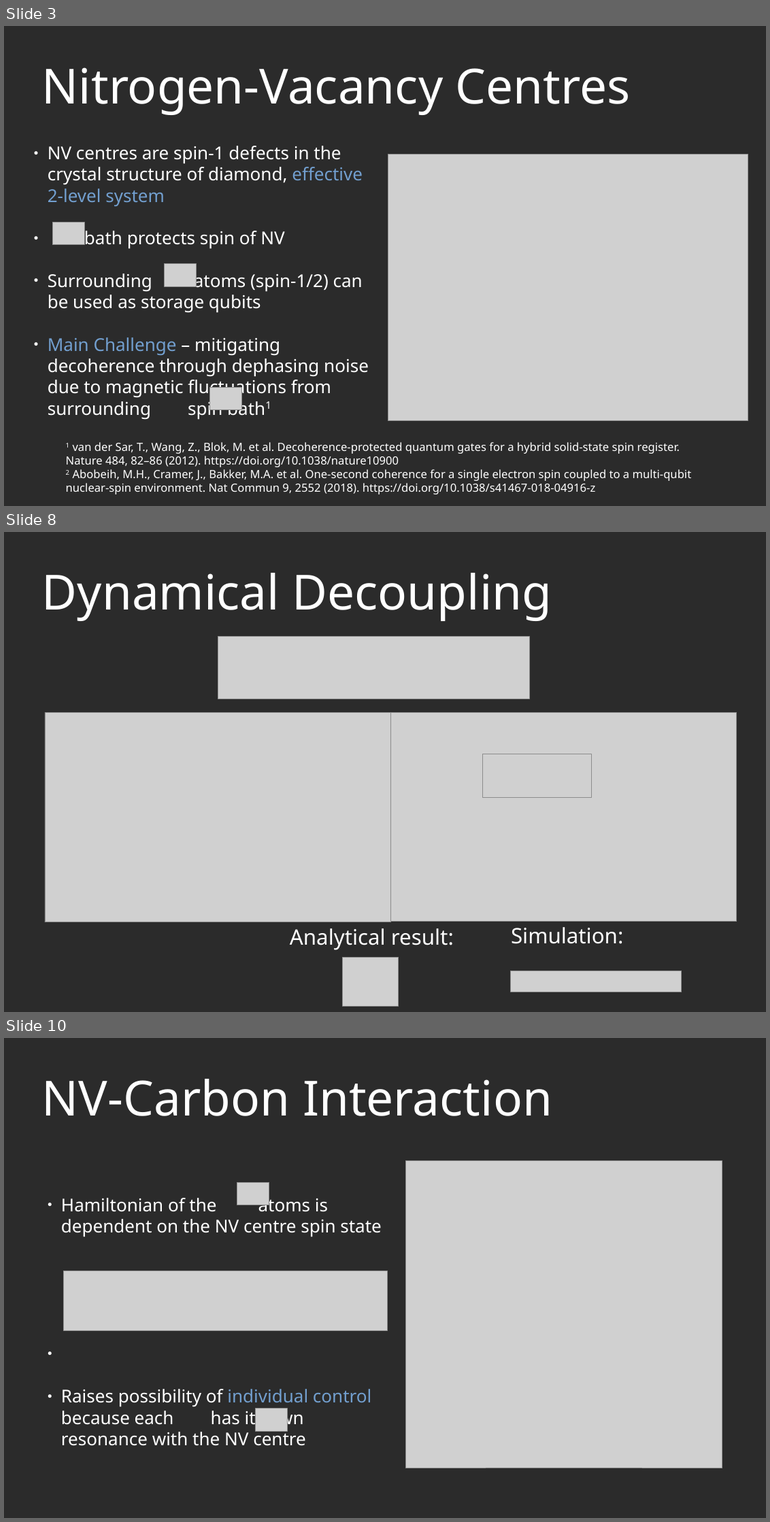
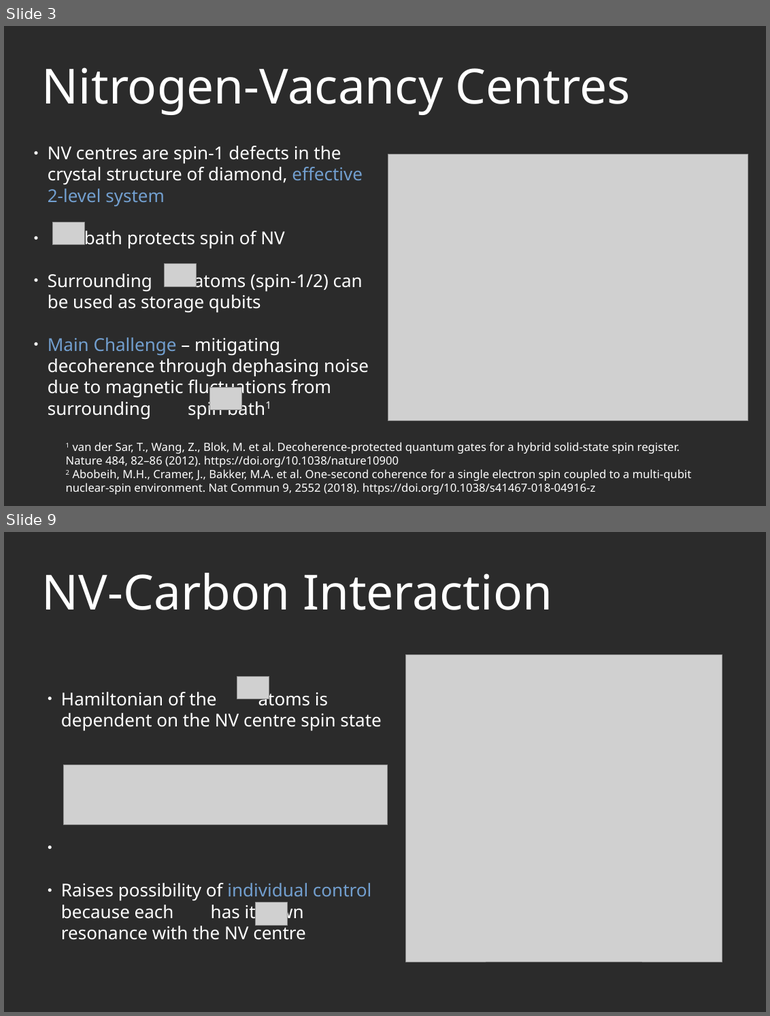
Before and after one commit to AGaliciaMartinez/Final-Project-Computational-Physics, a slide deck: presentation/NV_Carbons_presentation.odp. Shown one above the other, each under a label of ours: slides 3, 8 and 10 before the commit, slides 3 and 9 after it; the slides between them are not shown. The pictures are 770x1522 and 770x1016 pixels, drawn with LibreOffice and Linux fonts; fonts in the diff are those of the drawing; grey boxes stand for pictures; background and template pictures are left out; a plain dark background stands for a picture behind light text. Boxes give left, top, right and bottom in pixels: in the first picture for what was removed or moved away, otherwise in the second. Text is boxed around its words. In the diff, an @@ line names an element or a change of style, - is before the commit and + after.

```diff
--- a/presentation/NV_Carbons_presentation.odp
+++ b/presentation/NV_Carbons_presentation.odp
@@ slide 8 removed at (4, 532, 766, 1012), background picture (left out) @@
@@ title removed at (42, 573, 551, 621) @@
-Dynamical Decoupling
@@ picture removed at (218, 637, 530, 699) @@
@@ picture removed at (45, 712, 391, 922) @@
@@ picture removed at (391, 712, 736, 922) @@
@@ picture removed at (483, 754, 592, 797) @@
@@ text removed at (290, 928, 453, 950) @@
-Analytical result:
@@ text removed at (511, 927, 623, 944) @@
-Simulation:
@@ picture removed at (343, 957, 398, 1006) @@
@@ picture removed at (510, 971, 681, 992) @@
@@ what was slide 10 is now slide 9 @@
```
Also in this commit, not shown: 7 slides changed, 2 slides added, 1 other slide removed, 2 other files.
